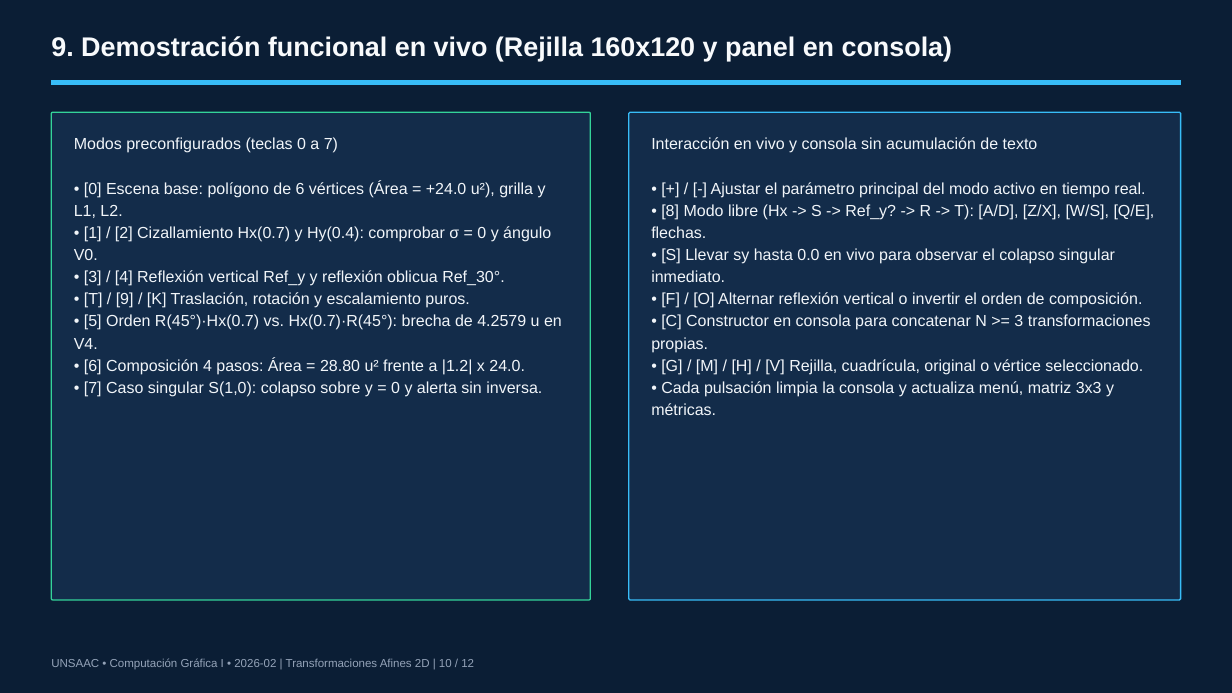
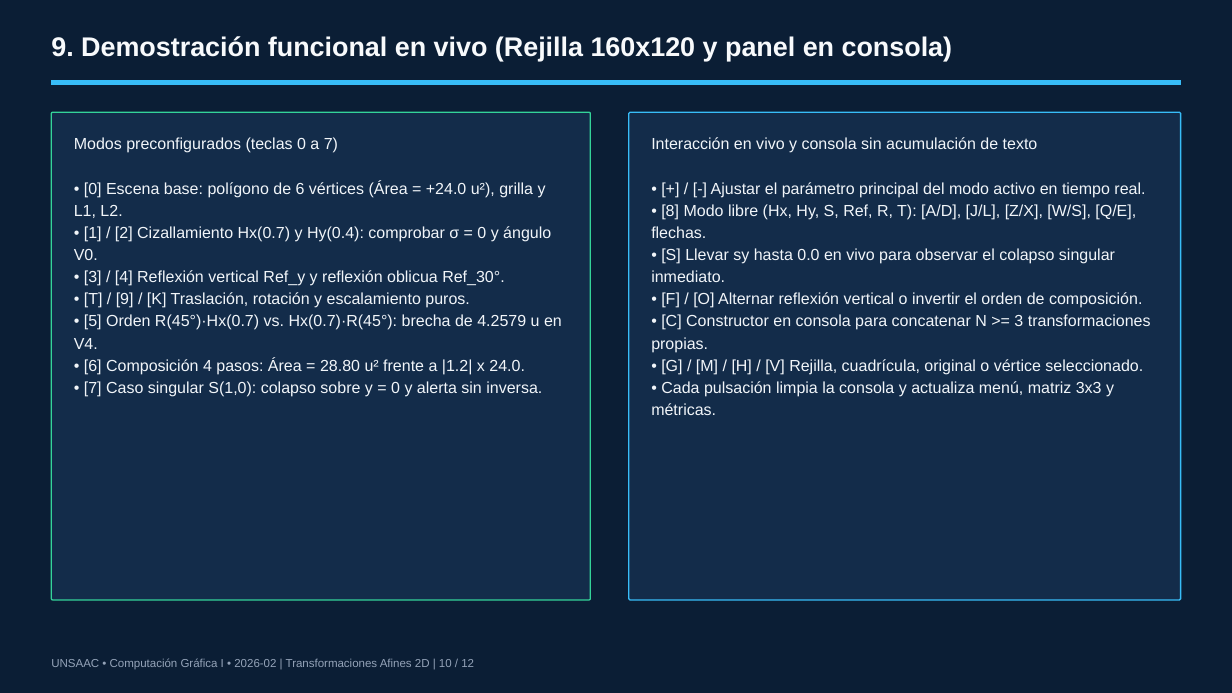
Before and after one commit to LucianFBC/cg1-tema2-transformaciones-afines-2d, a slide deck: slide 10 of presentacion/Presentacion_Tema2.pptx. Drawn at 1232x693 pixels with LibreOffice and Linux fonts; fonts in the diff are those of the drawing. Boxes give left, top, right and bottom in pixels: in the first picture for what was removed or moved away, otherwise in the second. Text is boxed around its words. In the diff, an @@ line names an element or a change of style, - is before the commit and + after.

```diff
--- a/presentacion/Presentacion_Tema2.pptx
+++ b/presentacion/Presentacion_Tema2.pptx
@@ text at [651, 204, 1136, 238]: text changed @@
-• [8] Modo libre (Hx -> S -> Ref_y? -> R -> T): [A/D], [Z/X], [W/S], [Q/E], flechas.
+• [8] Modo libre (Hx, Hy, S, Ref, R, T): [A/D], [J/L], [Z/X], [W/S], [Q/E], flechas.
```
Also in this commit, not shown: 6 other slides changed, 9 other files.
